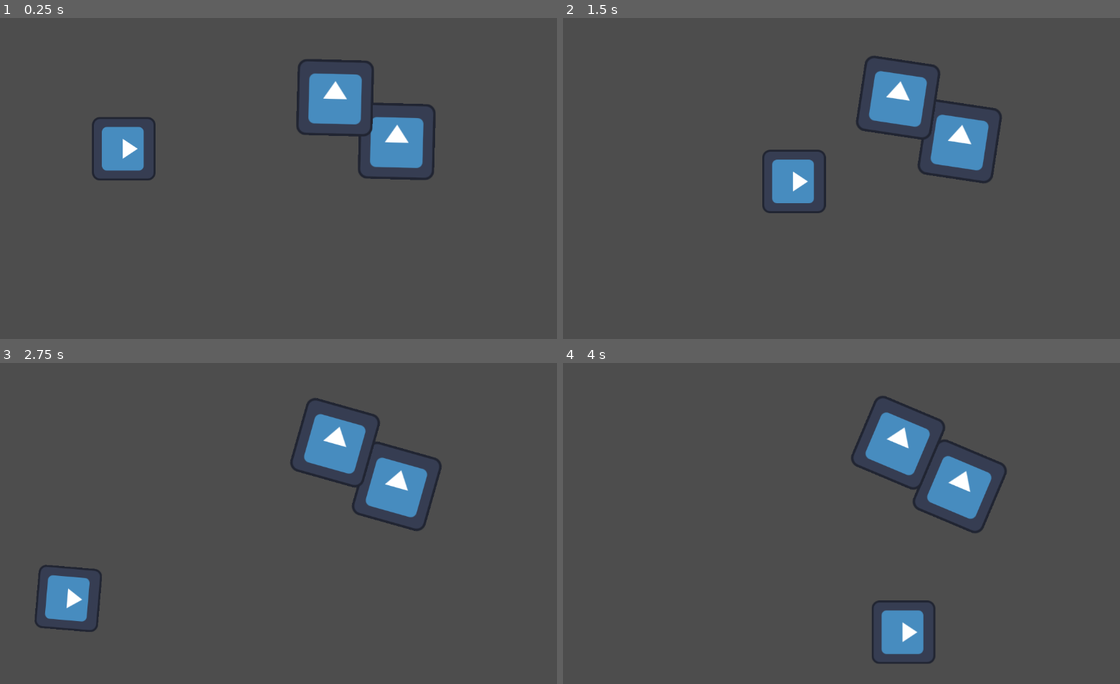
Above: before the commit, frames 1-4 (two rows, left to right).
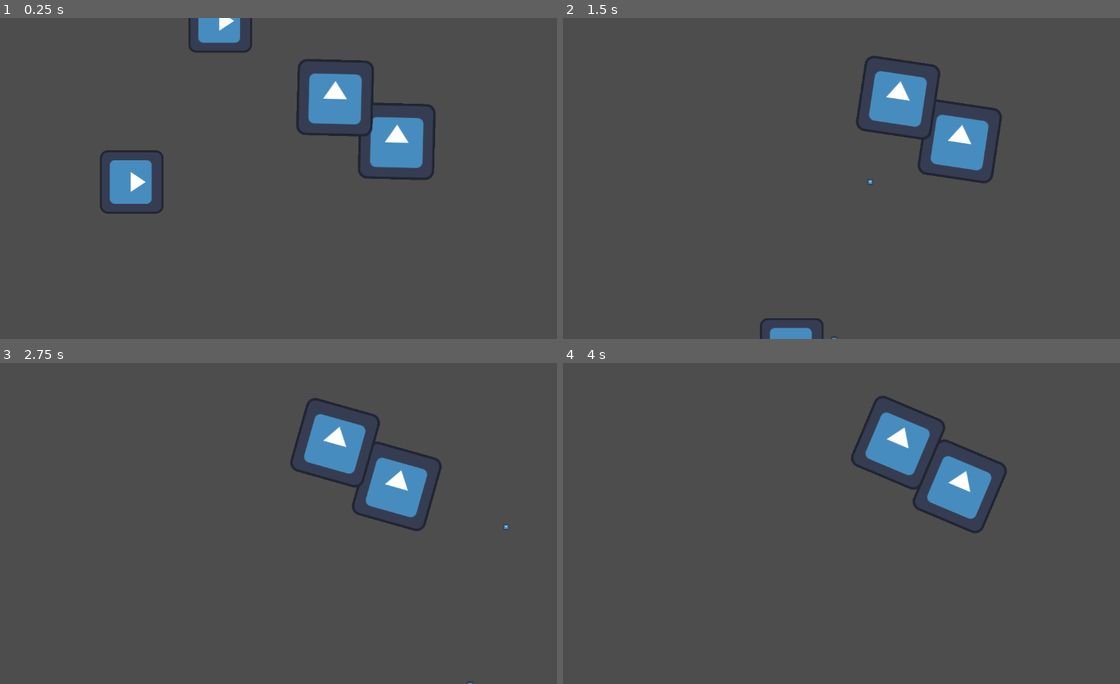
Above: after the commit, the same moments.

Repository: food-please/20GC-Asteroids
Game: Godot game, scene res://src/main.tscn
Two runs of this game, one before a commit and one after it. Both use one fixed random seed, a clock stepped at 60 frames per second and the inputs below. The engine's default icon, where the game draws it, is replaced by a stand-in: a white triangle on a blue panel in a dark square.
Inputs:
- Up to frame 1 (0.25 s): no input
- Up to frame 2 (1.5 s): hold W (throttle_up) 0.53-1.28 s; tap Space (fire_primary) at 0.6, 1.35 s; hold S (throttle_down) from 1.28 s (still down)
- Up to frame 3 (2.75 s): release S (throttle_down) at 2.03 s; hold W (throttle_up) from 2.03 s (still down); tap D (rotate_ccw) at 2.1 s; tap Space (fire_primary) at 2.3 s
- Up to frame 4 (4 s): tap A (rotate_cw) at 2.85 s; tap Space (fire_primary) at 3.05, 3.6 s; release W (throttle_up) at 3.53 s; hold S (throttle_down) from 3.53 s (still down)

The runs differ from the first frame. In frame 1, 2.9% of the frame differs, in the area x 16-46%, y 0-62%; in frame 2, 1.7%; in frame 3, 1.4%; in frame 4, 1.3%.

Commit message:
Add Ship-to-Ship collision

Diff:
--- a/bullet/bullet.tscn
+++ b/bullet/bullet.tscn
@@ -14,6 +14,7 @@
 monitorable = false
 script = ExtResource("1_6wip1")
 allow_friendly_fire = true
+fire_speed = 320.0
 hit_hull_sounds = Array[AudioStream]([ExtResource("2_0qjqd"), ExtResource("3_ynyjt"), ExtResource("4_3udht")])
 
 [node name="Sprite2D" type="Sprite2D" parent="."]
--- a/ship/ship.gd
+++ b/ship/ship.gd
@@ -7,6 +7,7 @@
 @export_range(0.0, 1.0, 0.02) var knockback_resist: = 0.0
 
 @export var max_linear_speed: = 560.0
+@export var max_angular_speed: = PI
 
 ## Determines how the object is currently rotating each frame. Positive is clockwise.
 ## Note that the object's velocity and current facing aren't necessarily related. This is usually
@@ -25,22 +26,32 @@
 
 	var collision: = move_and_collide(velocity*delta)
 	while collision != null and num_collisions < MAX_COLLISIONS_PER_FRAME:
-		#print("Vel ", velocity.length(), " Col ", collision.get_collider_velocity().length())
-		var collision_normal: = collision.get_normal()
-		var collision_speed: = velocity.length() + collision.get_collider_velocity().length()
+		var collider: = collision.get_collider()
 
-		knockback += collision_normal * collision_speed * (1.0-knockback_resist)
-		var collider = collision.get_collider()
-		if "collision_repulsion" in collision.get_collider():
-			knockback *= collider.collision_repulsion
+		if collider is Ship:
+			collider.velocity = collider.take_collision(-collision.get_normal(), self, velocity)
+		knockback += take_collision(collision.get_normal(), collider,
+			collision.get_collider_velocity())
 
-		collision = move_and_collide(collision_normal*collision.get_remainder().length())
-		#print(collision.get_normal())
-		#global_position = Vector2(0,0)
+		collision = move_and_collide(collision.get_normal()*collision.get_remainder().length())
 		num_collisions += 1
 
 	if num_collisions > 0:
 		velocity = knockback.limit_length(max_linear_speed)
+
+
+func take_collision(normal: Vector2, collider: Object, collider_velocity: Vector2) -> Vector2:
+	print("%s got hit by %s!" % [name, collider.name])
+
+	var knockback: = Vector2.ZERO
+	var collision_speed: = velocity.length() + collider_velocity.length()
+
+	knockback += normal * collision_speed * (1.0-knockback_resist)
+
+	if "collision_repulsion" in collider:
+		knockback *= collider.collision_repulsion
+
+	return knockback
 
 
 func take_hit(hit: Hit) -> void:
--- a/src/main.tscn
+++ b/src/main.tscn
@@ -1,10 +1,11 @@
-[gd_scene load_steps=7 format=3 uid="uid://c75vhyrvxellc"]
+[gd_scene load_steps=8 format=3 uid="uid://c75vhyrvxellc"]
 
 [ext_resource type="Script" uid="uid://bweqvfvjpw78g" path="res://src/animatable_body_2d.gd" id="1_fyndt"]
 [ext_resource type="PackedScene" uid="uid://u2snf3fm0bq2" path="res://ship/ship.tscn" id="2_5q4o7"]
 [ext_resource type="Script" uid="uid://beujm41wwpmx0" path="res://src/player_controller.gd" id="2_gh0ne"]
 [ext_resource type="Texture2D" uid="uid://ccdl2ihm3ggt" path="res://icon.svg" id="3_3cfgd"]
 [ext_resource type="Script" uid="uid://cfy6unn04sjgm" path="res://bullet/projectile_manager.gd" id="3_5q4o7"]
+[ext_resource type="Script" uid="uid://rk65e5h7aaqf" path="res://src/node.gd" id="5_kmhfv"]
 
 [sub_resource type="RectangleShape2D" id="RectangleShape2D_fyndt"]
 size = Vector2(140, 140)
@@ -44,12 +45,22 @@
 shape = SubResource("RectangleShape2D_fyndt")
 
 [node name="Ship" parent="." instance=ExtResource("2_5q4o7")]
-position = Vector2(249, 264)
-collision_mask = 2
+position = Vector2(265, 331)
+collision_mask = 3
 knockback_resist = 0.2
+metadata/_edit_group_ = true
 
 [node name="Node" type="Node" parent="Ship"]
 script = ExtResource("2_gh0ne")
+
+[node name="Ship2" parent="." instance=ExtResource("2_5q4o7")]
+position = Vector2(510, -117)
+collision_mask = 3
+knockback_resist = 0.2
+metadata/_edit_group_ = true
+
+[node name="Node" type="Node" parent="Ship2"]
+script = ExtResource("5_kmhfv")
 
 [node name="Bullets" type="Node2D" parent="."]
 script = ExtResource("3_5q4o7")
--- /dev/null
+++ b/src/node.gd
@@ -0,0 +1,9 @@
+extends Node
+
+@onready var ship: = get_parent() as Ship
+
+func _ready() -> void:
+	ship.velocity = ship.global_position.direction_to(get_parent().get_parent().get_node("Ship").global_position) * ship.max_linear_speed
+
+#func _process(delta: float) -> void:
+	#print(ship.velocity)
--- a/src/player_controller.gd
+++ b/src/player_controller.gd
@@ -4,7 +4,6 @@
 
 @export var linear_acceleration: = 1500.0
 
-@export var max_angular_speed: = PI
 @export var angular_acceleration: = 6*PI
 
 @onready var ship: = get_parent() as Ship
@@ -37,13 +36,14 @@
 	#elif r
 
 
-#func _unhandled_input(event: InputEvent) -> void:
-	#if event.is_action_released("fire_primary"):
-		#var new_bullet = bullet.instantiate()
-		#new_bullet.global_position = ship.projectile_origin.global_position
-		#new_bullet.fire_velocity = (new_bullet.fire_speed+current_speed)*direction
-		#new_bullet.origin_ship = ship
-		#Events.projectile_fired.emit(new_bullet)
+func _unhandled_input(event: InputEvent) -> void:
+	if event.is_action_released("fire_primary"):
+		var new_bullet = bullet.instantiate()
+		new_bullet.global_position = ship.projectile_origin.global_position
+		new_bullet.fire_velocity = \
+			(new_bullet.fire_speed)*Vector2.RIGHT.rotated(ship.rotation)
+		new_bullet.origin_ship = ship
+		Events.projectile_fired.emit(new_bullet)
 #
 #
 func update_rotation(delta: float) -> void:
@@ -54,8 +54,8 @@
 	else:
 		ship.angular_velocity = clampf(
 			ship.angular_velocity + rotation_direction * angular_acceleration * delta,
-			-max_angular_speed,
-			max_angular_speed
+			-ship.max_angular_speed,
+			ship.max_angular_speed
 		)
 		print(ship.angular_velocity)
 
Not shown, added: src/node.gd.uid
